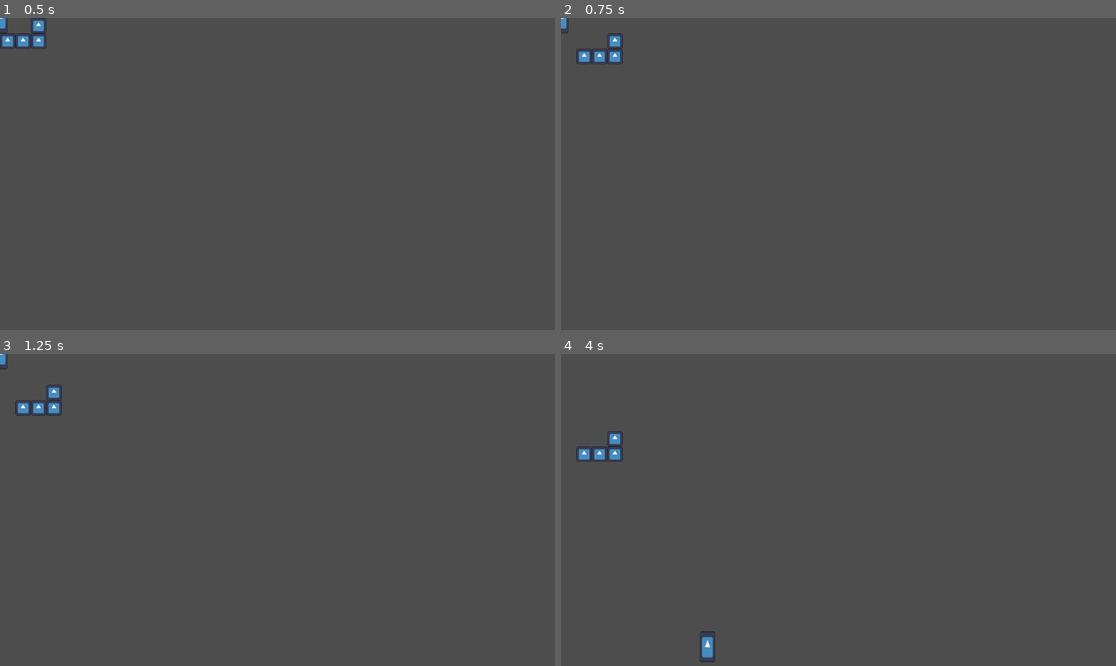
Above: before the commit, frames 1-4 (two rows, left to right).
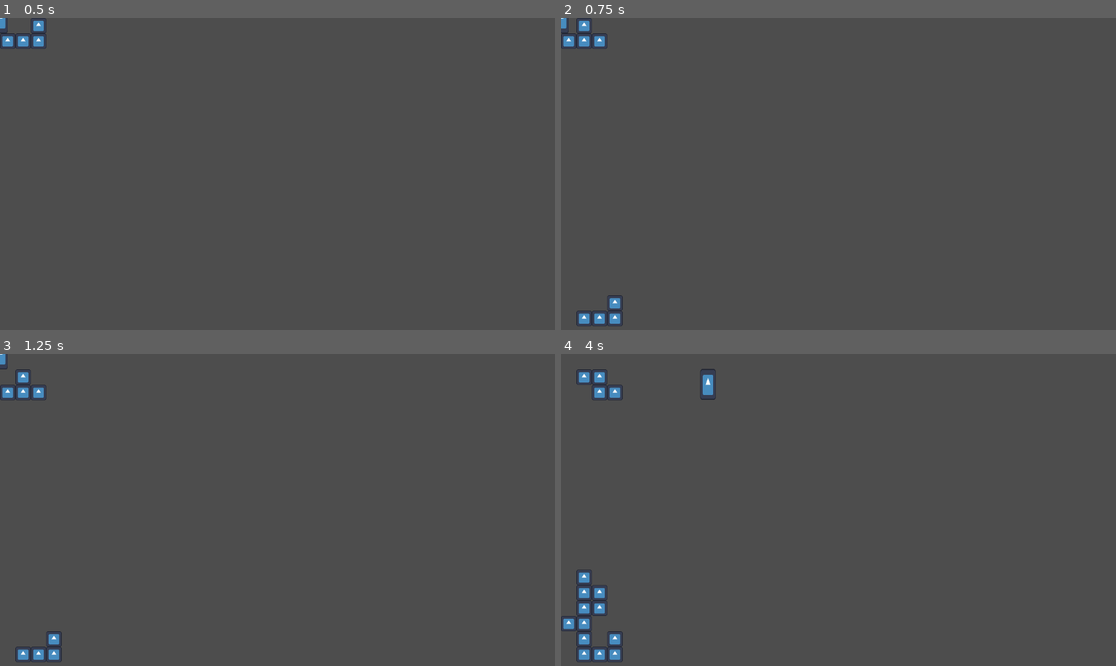
Above: after the commit, the same moments.

Repository: NicoWired/tetrascape
Game: Godot game, scene res://source/levels/test_level.tscn
The game is run twice, just before and just after one commit, with the same random seed, the same clock (stepped at 60 frames per second) and the same inputs. The project has no main scene, so this scene is started directly. The engine's default icon, where the game draws it, is replaced by a stand-in: a white triangle on a blue panel in a dark square.
Inputs:
- Up to frame 1 (0.5 s): no input
- Up to frame 2 (0.75 s): tap Enter (ui_accept) at 0.5 s; hold D (right) from 0.53 s (still down); tap N (drop, bound only after the commit) at 0.6 s
- Up to frame 3 (1.25 s): keep holding D (right); tap Enter (ui_accept) at 0.77 s
- Up to frame 4 (4 s): tap J (rotate_cc) at 1.35 s; tap Enter (ui_accept) at 1.52, 2, 3.02, 3.77 s; tap N (drop, bound only after the commit) at 1.55, 2.3, 3.05, 3.6 s; release D (right) at 2.03 s; hold A (left) 2.03-2.78 s; tap K (rotate_cw) at 2.1 s; hold D (right) from 2.78 s (still down); tap L (toggle) at 2.85 s

Frame 1 is identical in both runs. In frame 2, 1.0% of the frame differs, in the area x 0-12%, y 0-99%; in frame 3, 1.0%; in frame 4, 2.1%, in the area x 0-28%, y 4-99%.

Commit message:
add hard drop

Diff:
--- a/project.godot
+++ b/project.godot
@@ -57,6 +57,11 @@
 "events": [Object(InputEventKey,"resource_local_to_scene":false,"resource_name":"","device":-1,"window_id":0,"alt_press …(192 unchanged characters)…
 ]
 }
+drop={
+"deadzone": 0.2,
+"events": [Object(InputEventKey,"resource_local_to_scene":false,"resource_name":"","device":-1,"window_id":0,"alt_pressed":false,"shift_pressed":false,"ctrl_pressed":false,"meta_pressed":false,"pressed":false,"keycode":0,"physical_keycode":78,"key_label":0,"unicode":110,"location":0,"echo":false,"script":null)
+]
+}
 
 [layer_names]
 
--- a/source/player/player.tscn
+++ b/source/player/player.tscn
@@ -4,7 +4,7 @@
 [ext_resource type="Texture2D" uid="uid://cc0lsn67p7263" path="res://icon.svg" id="2_xim07"]
 
 [sub_resource type="CapsuleShape2D" id="CapsuleShape2D_u10tu"]
-radius = 16.0
+radius = 15.0
 height = 64.0
 
 [node name="Player" type="CharacterBody2D"]
--- a/source/tetris/board/board.gd
+++ b/source/tetris/board/board.gd
@@ -15,6 +15,9 @@
 		return
 
 	#region inputs
+	if Input.is_action_just_pressed("drop"):
+		hard_drop()
+
 	if Input.is_action_just_pressed("left"):
 		try_to_move(Vector2i.LEFT)
 
@@ -83,3 +86,20 @@
 		square.reparent(self)
 	spawn_piece()
 #endregion
+
+#region drop
+func find_bottom():
+	var tiles_down: int = 1
+	while true:
+		var new_coords: Array[Vector2i] = current_piece.get_move_coords(Vector2i(0, tiles_down))
+		if check_valid_cooords(new_coords):
+			tiles_down += 1
+		else:
+			return current_piece.get_move_coords(Vector2i(0, tiles_down - 1))
+
+func hard_drop() -> void:
+	var target_coords = find_bottom()
+	var tiles_down: int = int(current_piece.squares[0].position.y / GameConfig.TILE_SIZE)
+	current_piece.move_piece(target_coords, Vector2i(0, tiles_down))
+	bottom_reached()
+#endregion
